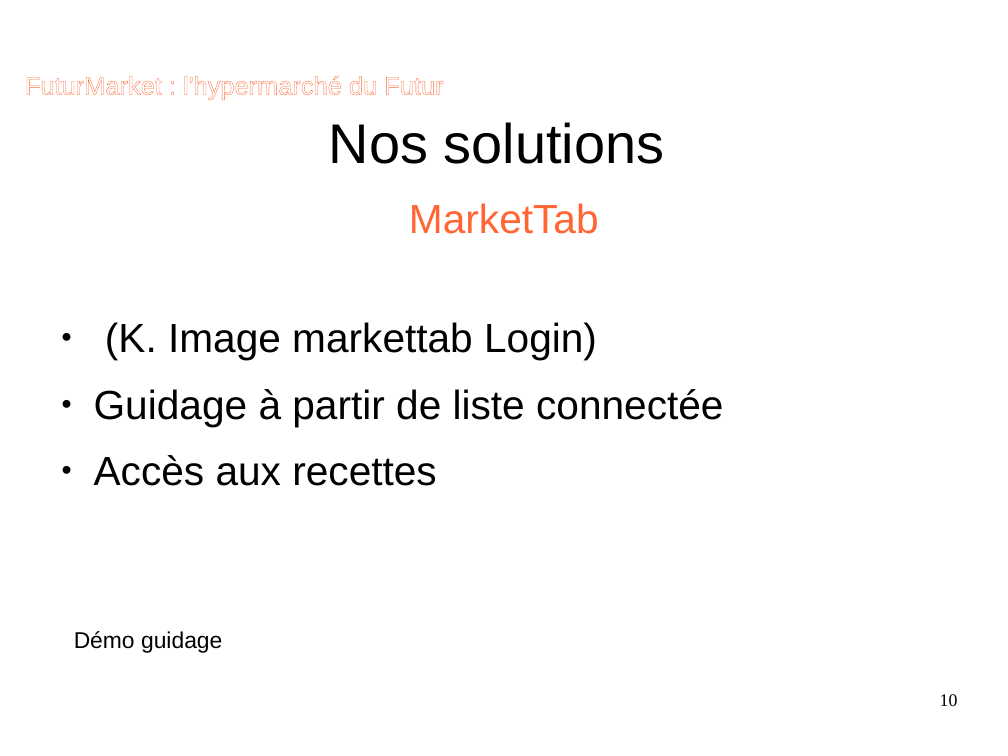
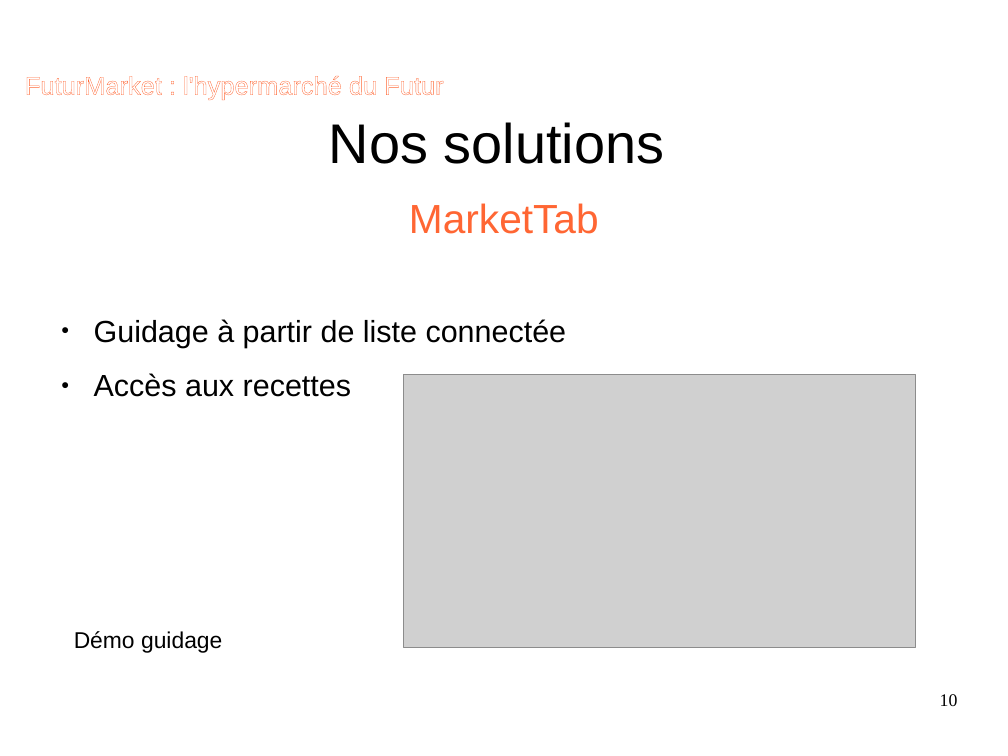
Before and after one commit to agerussi/supermarche, a slide deck: slide 10 of impress_FD.odp. Drawn at 1008x756 pixels with LibreOffice and Linux fonts; fonts in the diff are those of the drawing; grey boxes stand for pictures; background and template pictures are left out. Boxes give left, top, right and bottom in pixels: in the first picture for what was removed or moved away, otherwise in the second. Text is boxed around its words. In the diff, an @@ line names an element or a change of style, - is before the commit and + after.

```diff
--- a/impress_FD.odp
+++ b/impress_FD.odp
@@ text "Guidage à partir de liste ..." at (94,319,567,397): size 32 to 24 pt @@
@@ text at (105,322,597,359): paragraph removed @@
-● (K. Image markettab Login)
@@ picture added at (403,374,916,648) @@
```
Also in this commit, not shown: 1 other slide changed.
